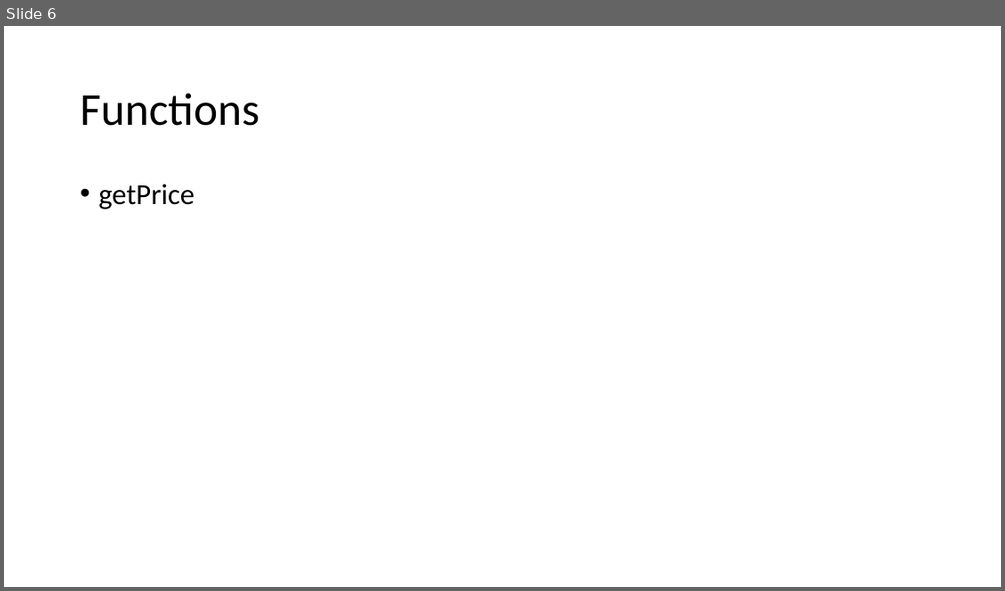
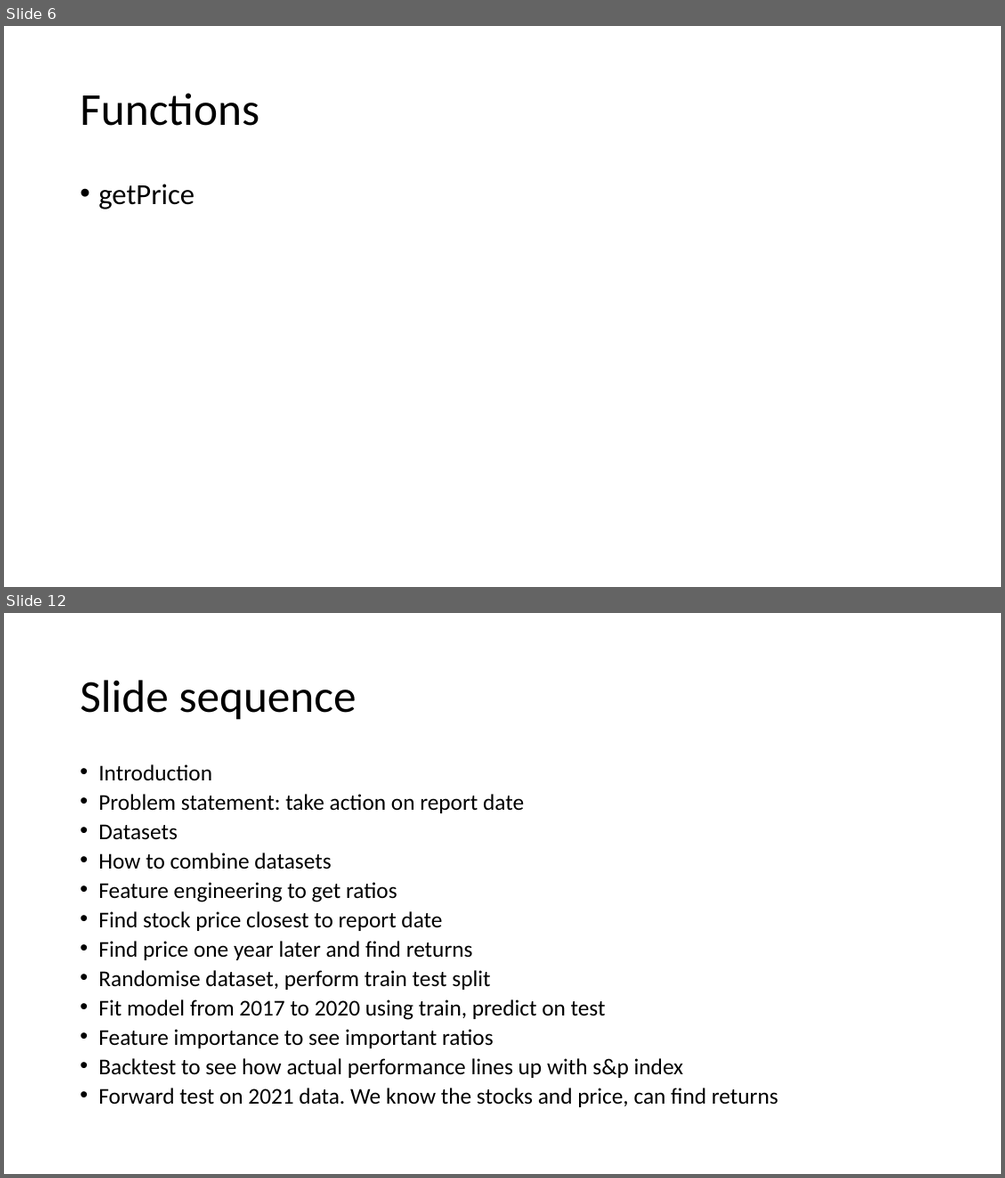
Before and after one commit to ethan-eplee/PortfolioThatBeatsTheMarket, a slide deck: Building a portfolio that beats the market.pptx. Shown one above the other, each under a label of ours: slide 6 before the commit, slides 6 and 12 after it; the slides between them are not shown. The pictures are 1005x591 and 1005x1178 pixels, drawn with LibreOffice and Linux fonts; fonts in the diff are those of the drawing. Boxes give left, top, right and bottom in pixels: in the first picture for what was removed or moved away, otherwise in the second. Text is boxed around its words. In the diff, an @@ line names an element or a change of style, - is before the commit and + after.

Commit message:
update model

```diff
--- a/Building a portfolio that beats the market.pptx
+++ b/Building a portfolio that beats the market.pptx
@@ slide 12 added at (x1=4, y1=613, x2=1001, y2=1174), background #FFFFFF @@
@@ title added at (x1=80, y1=680, x2=356, y2=720), 44 pt, text #000000 @@
+Slide sequence
@@ text added at (x1=98, y1=764, x2=778, y2=1107), 21.7 pt, text #000000 @@
+• Introduction
+• Problem statement: take action on report date
+• Datasets
+• How to combine datasets
+• Feature engineering to get ratios
+• Find stock price closest to report date
+• Find price one year later and find returns
+• Randomise dataset, perform train test split
+• Fit model from 2017 to 2020 using train, predict on test
+• Feature importance to see important ratios
+• Backtest to see how actual performance lines up with s&p index
+• Forward test on 2021 data. We know the stocks and price, can find returns
```
Also in this commit, not shown: 2 slides changed, 6 other slides added, 16 other files.
